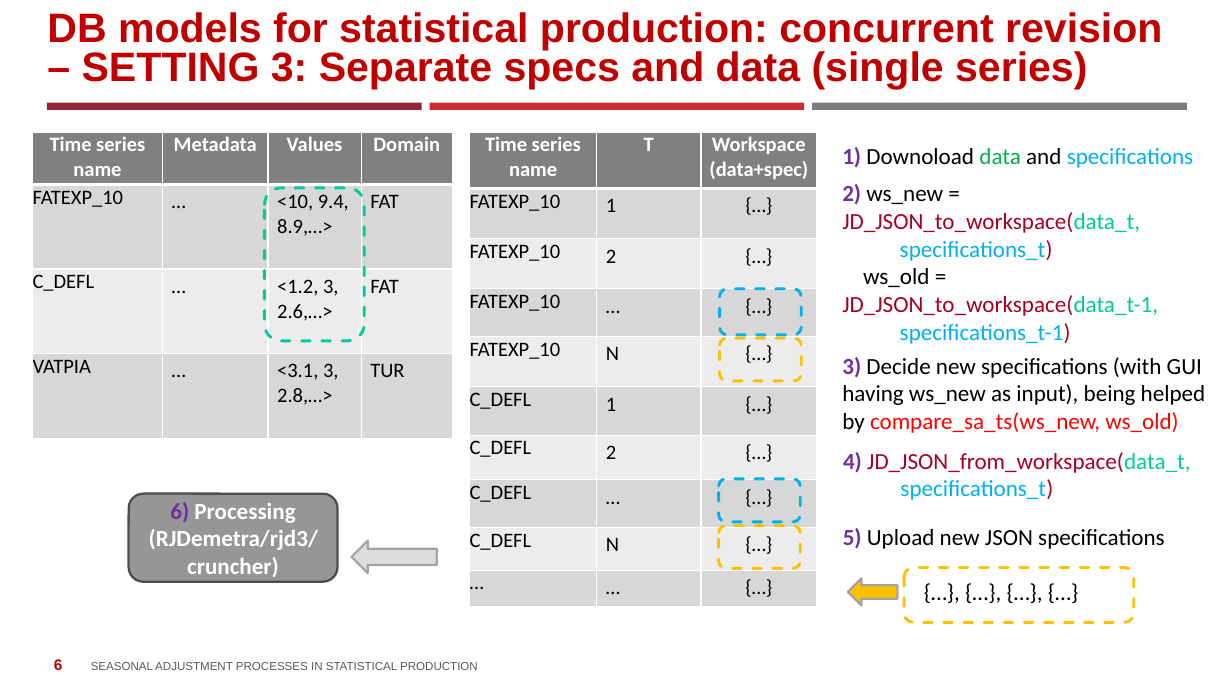
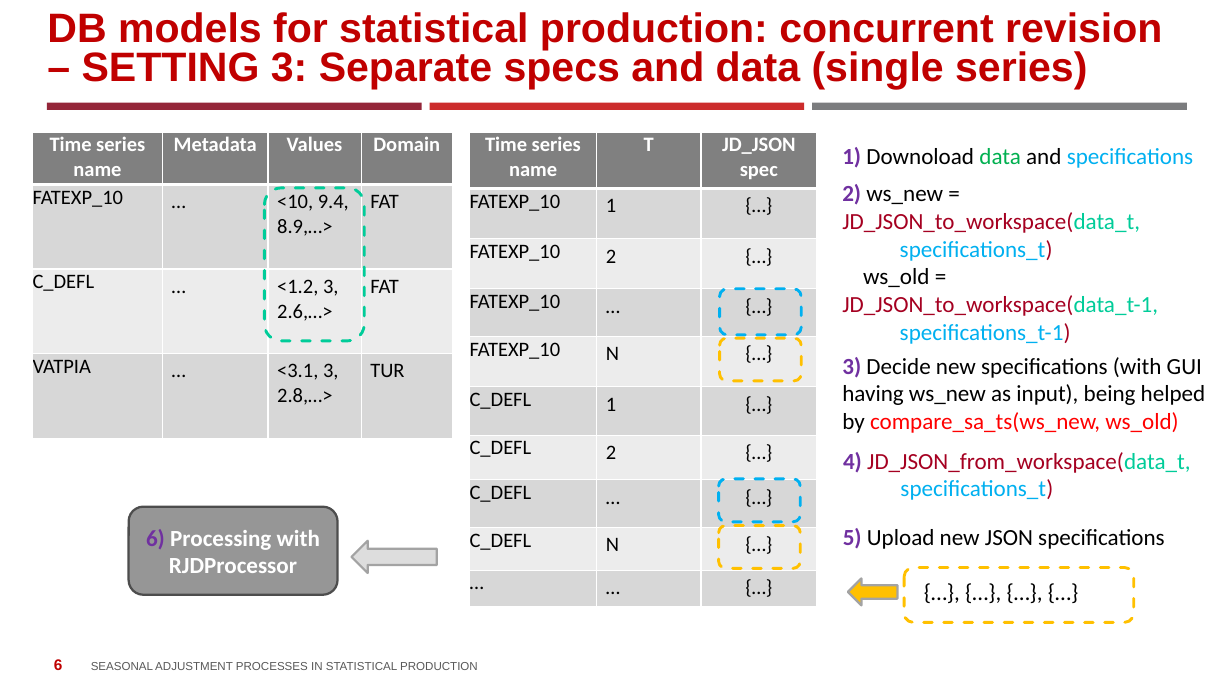
Before and after one commit to AlessandroPiovani/RJDProcessor, a slide deck: slide 6 of RJDProcessor/doc/package_description/Seasonal adjustment processes in statistical production.pptx. Drawn at 1232x693 pixels with LibreOffice and Linux fonts; fonts in the diff are those of the drawing; background and template pictures are left out. Boxes give left, top, right and bottom in pixels: in the first picture for what was removed or moved away, otherwise in the second. Text is boxed around its words. In the diff, an @@ line names an element or a change of style, - is before the commit and + after.

```diff
--- a/RJDProcessor/doc/package_description/Seasonal adjustment processes in statistical production.pptx
+++ b/RJDProcessor/doc/package_description/Seasonal adjustment processes in statistical production.pptx
@@ table at (x1=470, y1=132, x2=816, y2=606) @@
-row 1, column 3: Workspace (data+spec)
+row 1, column 3: JD_JSON spec
@@ rounded rectangle "6) Processing with" moved from (x1=128, y1=494, x2=337, y2=581) to (x1=128, y1=506, x2=337, y2=594) @@
@@ text in rounded rectangle at (x1=146, y1=529, x2=320, y2=573): text changed @@
-6) Processing
-(RJDemetra/rjd3/cruncher)
+6) Processing with
+RJDProcessor
```
Also in this commit, not shown: 1 other file.
